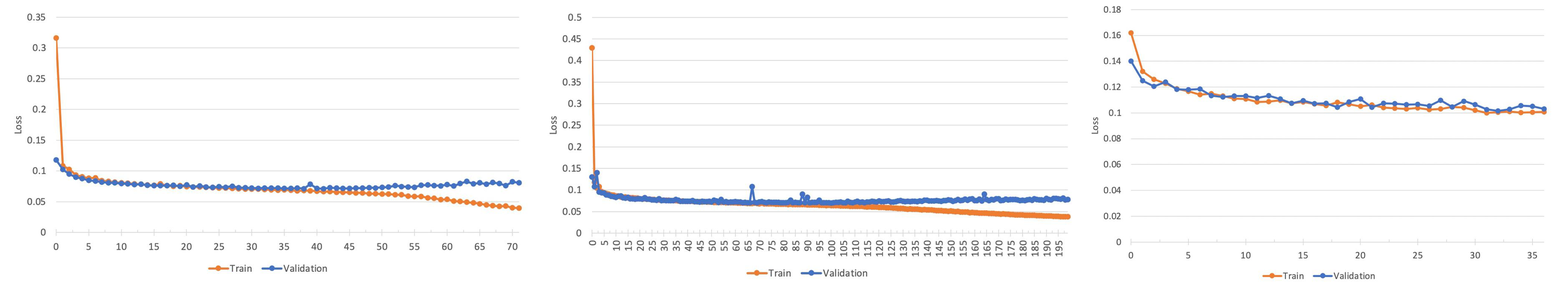
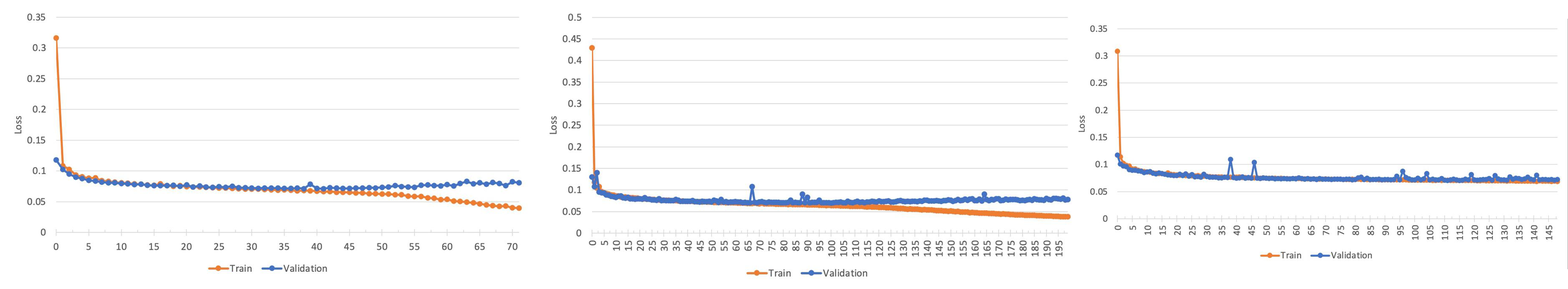
Before/after of a 1568 x 289 layered artwork. What changed in the layer stack:
renamed "no-overfit" to "strongly-regularized", moved it above "Background", painted on it over (1078, 5, 1568, 282)
